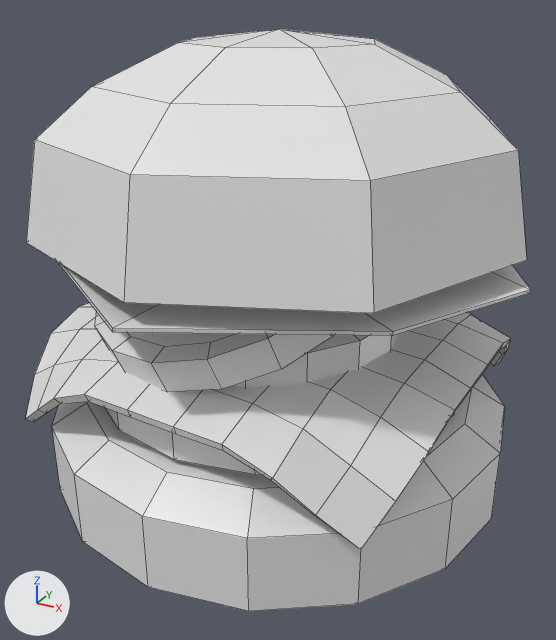
The FBX model Assets/Resources/3D/Blender/FBX/Hamburger.fbx, before and after one commit.
Before and after are seen from a camera (50 mm lens) standing at (1.48, -2.7, 1.87) and looking at (0.02, -0.06, 0.55). The axes (+X, +Y, +Z) are drawn at lower left. The lights are the same throughout. Mesh edges are drawn as thin lines. Where no turn or scale is listed for an object, it has been applied to the vertices.

Before the edit, the objects in view are built like this:
```python
me_cylinder_012 = bpy.data.meshes.new('Cylinder.012')
me_cylinder_012.from_pydata(...)  # 64 vertices, 50 faces; spans x -1.0..1.0, y -1.0..1.0, z -1.0..1.0
me_cylinder_012.materials.append(mat_hamburger)  # white #e7e7e7
me_cylinder_013 = bpy.data.meshes.new('Cylinder.013')
me_cylinder_013.from_pydata(...)  # 64 vertices, 50 faces; spans x -0.8..0.8, y -0.8..0.8, z -0.13..0.14
me_cylinder_013.materials.append(mat_hamburger)  # white #e7e7e7
me_cylinder_014 = bpy.data.meshes.new('Cylinder.014')
me_cylinder_014.from_pydata(...)  # 64 vertices, 64 faces; spans x -0.56..0.56, y -0.56..0.56, z -0.09..0.1
me_cylinder_014.materials.append(mat_hamburger)  # white #e7e7e7
ob_cylinder = bpy.data.objects.new('Cylinder', me_cylinder_012)
ob_cylinder.location = (0.0, 0.0, 0.0)
ob_cylinder.scale = (1.0, 1.0, 0.25)
ob_cylinder_001 = bpy.data.objects.new('Cylinder.001', me_cylinder_013)
ob_cylinder_001.location = (0.0, 0.0, 0.379)
ob_cylinder_002 = bpy.data.objects.new('Cylinder.002', me_cylinder_014)
ob_cylinder_002.location = (0.0, -0.123, 0.611)
# also in view: 'Sphere.001' at (0.03, 0.03, 0.9); 'Cylinder.006' at (-0.07, -0.27, 0.79); 'Sphere' at (0.0, 0.0, 1.34); 'Plane' at (0.0, 0.0, 0.35)
```
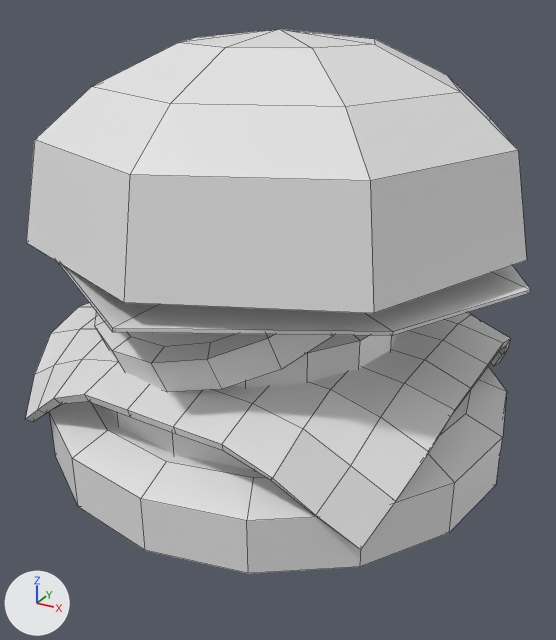
The newer file is also turned or shifted as a whole; pictures and numbers use the older file's frame.

Changed parts and their boxes [x1, y1, x2, y2] in the pictures (556 x 640 px):
'Cylinder', moved, rescaled (13% shorter)
    before: [52, 374, 505, 611]
    after: [50, 367, 507, 574]

The change, as a diff of the scene's bpy script:
```diff
--- a/Assets/Resources/3D/Blender/FBX/Hamburger.fbx.py
+++ b/Assets/Resources/3D/Blender/FBX/Hamburger.fbx.py
@@ ob_cylinder @@
 ob_cylinder = bpy.data.objects.new('Cylinder', me_cylinder_012)
-ob_cylinder.location = (0.0, 0.0, 0.0)
-ob_cylinder.scale = (1.0, 1.0, 0.25)
+ob_cylinder.location = (0.0, 0.0, 0.121)
+ob_cylinder.scale = (1.0, 1.0, 0.175)
```
